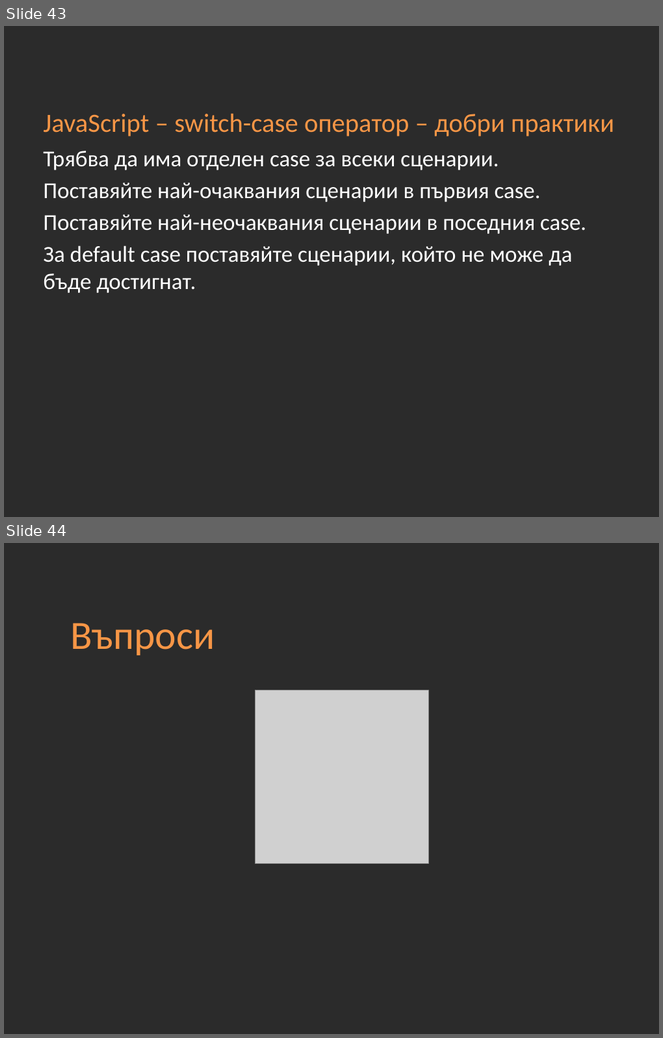
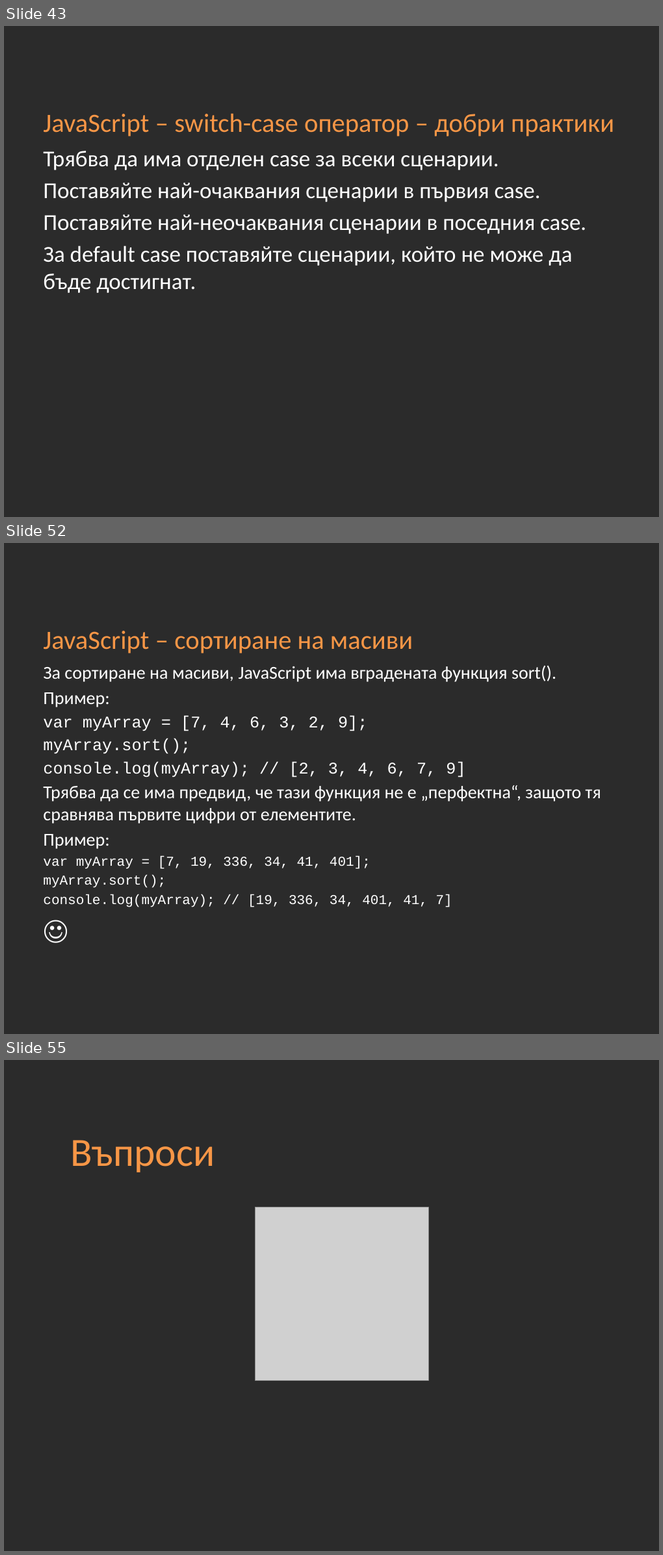
Before and after one commit to Academy-Soft-Intellect/Front-End-Course, a slide deck: 10-JavaScript-Basics.pptx. Shown one above the other, each under a label of ours: slides 43 and 44 before the commit, slides 43, 52 and 55 after it; the slides between them are not shown. The pictures are 663x1038 and 663x1555 pixels, drawn with LibreOffice and Linux fonts; fonts in the diff are those of the drawing; grey boxes stand for pictures; background and template pictures are left out; a plain dark background stands for a picture behind light text. Boxes give left, top, right and bottom in pixels: in the first picture for what was removed or moved away, otherwise in the second. Text is boxed around its words. In the diff, an @@ line names an element or a change of style, - is before the commit and + after.

```diff
--- a/10-JavaScript-Basics.pptx
+++ b/10-JavaScript-Basics.pptx
@@ slide 52 added at (4,543,659,1034), background picture (left out) @@
@@ title added at (43,631,413,653), 29 pt, text #F79646 @@
+JavaScript – сортиране на масиви
@@ text added at (43,665,601,908), 20 pt, text #FFFFFF @@
+За сортиране на масиви, JavaScript има вградената функция sort().
+Пример:
+var myArray = [7, 4, 6, 3, 2, 9];
+myArray.sort();
+console.log(myArray); // [2, 3, 4, 6, 7, 9]
+Трябва да се има предвид, че тази функция не е „перфектна“, защото тя сравнява първите цифри от елементите.
+Пример:
+var myArray = [7, 19, 336, 34, 41, 401];
+myArray.sort();
+console.log(myArray); // [19, 336, 34, 401, 41, 7]
+☺
@@ what was slide 44 is now slide 55 @@
```
Also in this commit, not shown: 1 slide changed, 11 other slides added.
